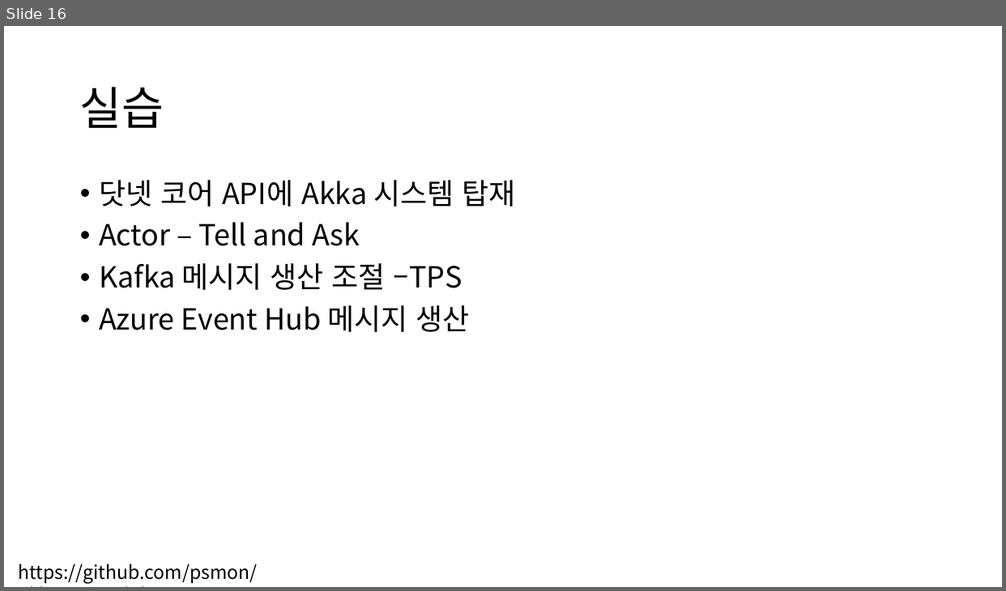
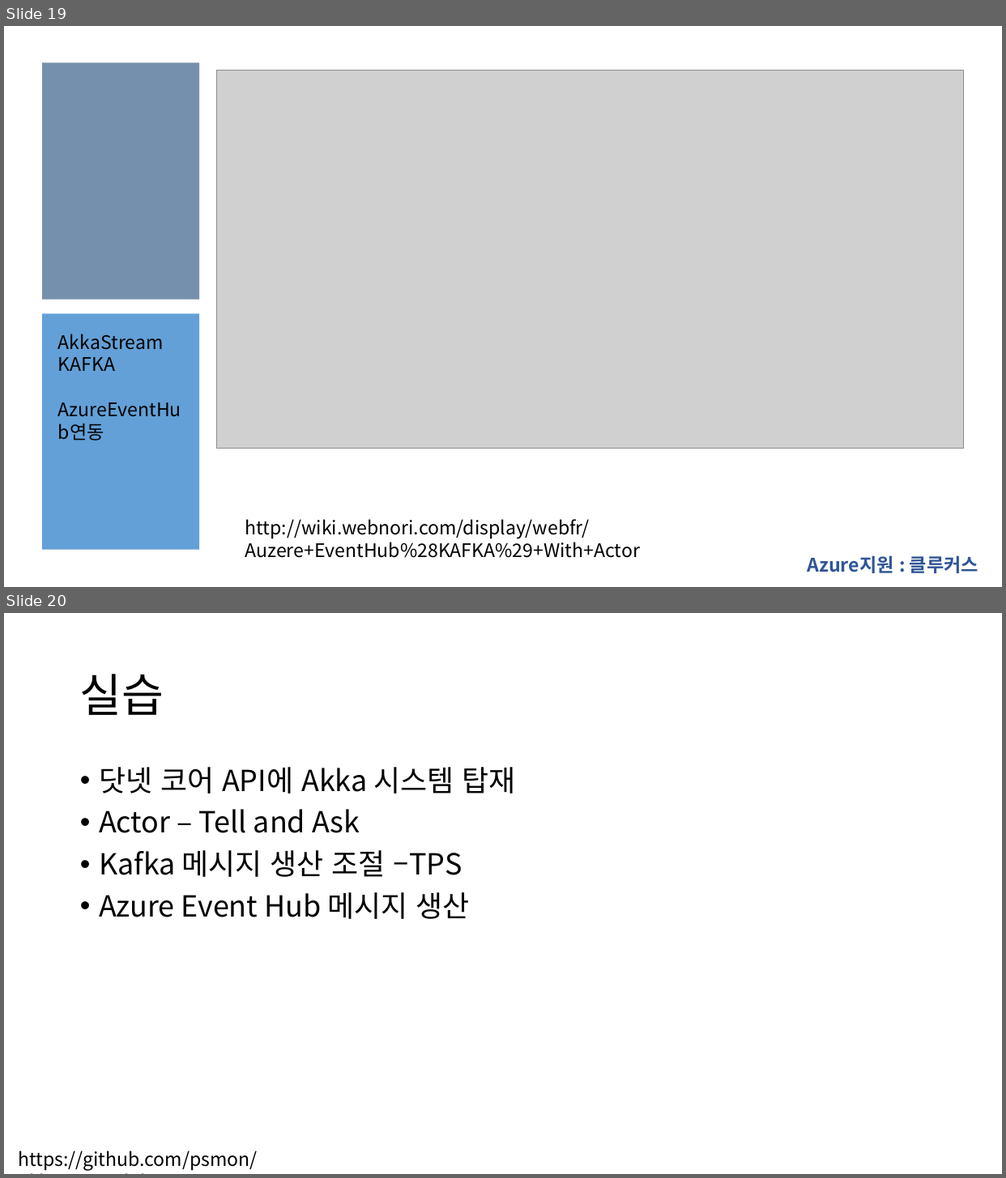
Before and after one commit to psmon/AkkaDotModule, a slide deck: Doc/DotCoreApiWithAkka.pptx. Shown one above the other, each under a label of ours: slide 16 before the commit, slides 19 and 20 after it. The pictures are 1006x591 and 1006x1178 pixels, drawn with LibreOffice and Linux fonts; fonts in the diff are those of the drawing; grey boxes stand for pictures. Boxes give left, top, right and bottom in pixels: in the first picture for what was removed or moved away, otherwise in the second. Text is boxed around its words. In the diff, an @@ line names an element or a change of style, - is before the commit and + after.

```diff
--- a/Doc/DotCoreApiWithAkka.pptx
+++ b/Doc/DotCoreApiWithAkka.pptx
@@ slide 19 added at [4, 26, 1002, 587], background #FFFFFF @@
@@ rectangle added at [42, 62, 199, 300], fill #7590AD @@
@@ picture added at [216, 71, 964, 448] @@
@@ rectangle added at [42, 314, 199, 549], fill #5B9BD5 at 95% opacity @@
@@ text added at [58, 334, 164, 371], 18 pt, text #000000 @@
+AkkaStream
+KAFKA
+AzureEventHub연동
@@ text added at [245, 519, 641, 558], 18 pt, text #000000 @@
+http://wiki.webnori.com/display/webfr/Auzere+EventHub%28KAFKA%29+With+Actor
@@ text added at [808, 556, 978, 574], 18 pt, text #2F5597, bold @@
+Azure지원 : 클루커스
@@ what was slide 16 is now slide 20 @@
```
Also in this commit, not shown: 5 slides changed, 10 other slides added, 6 slides removed.
